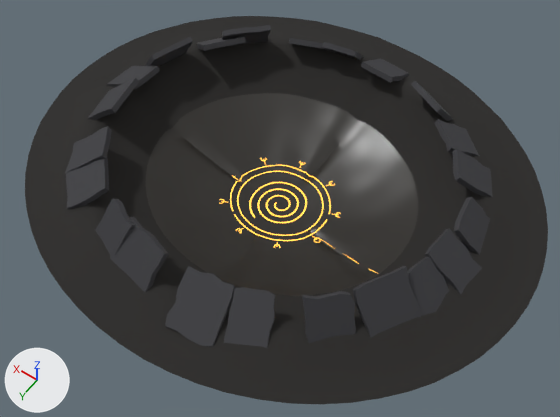
One commit to the glTF model modelos/entorno/crater_kitovu.glb: the scene before it, then after it.
One viewpoint serves both versions: a 50 mm lens placed at (-2.54, 3.56, 5.08), pointed at (-0.13, 0.19, -0.21). The lights are fixed; the arrows at lower left show +X, +Y and +Z. The first picture is the older version. Vertices at exactly the same position are counted once.

Before the edit, the objects in view are built like this:
```python
me_crater = bpy.data.meshes.new('Crater')
me_crater.from_pydata(...)  # 4681 vertices, 6688 faces; spans x -2.3..2.3, y -2.03..2.03, z -0.45..0.39
# faces by material slot: [1728, 1536, 2552, 872]
me_crater.materials.append(mat_tierra_vidriada)  # black #2c2925
me_crater.materials.append(mat_roca_calcinada_crater)  # black #22201e
me_crater.materials.append(mat_pizarra_reborde)  # dark grey #3a3a3e
me_crater.materials.append(mat_glifos_ambar_crater)  # orange #e8aa42, glowing orange #ffbb49
ob_crater = bpy.data.objects.new('Crater', me_crater)
ob_crater.location = (0.0, 0.0, 0.0)
```
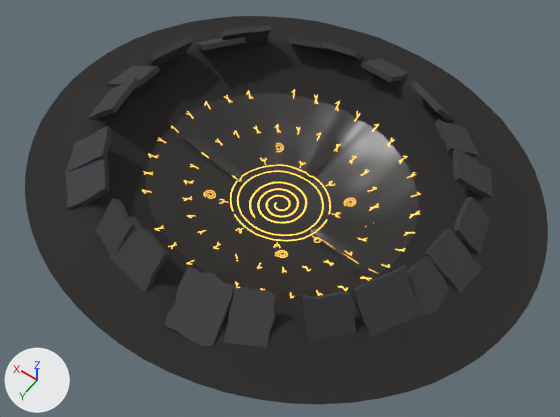
What the commit changed:
me_crater is used by ob_crater; location (0.0, 0.0, 0.0).
me_crater had 4681 vertices, 6688 faces and spanned x -2.3..2.3, y -2.03..2.03, z -0.45..0.39.
me_crater now has 5913 vertices, 7304 faces and spans x -2.3..2.3, y -2.03..2.03, z -0.45..0.39.
me_crater part 1: 1228 vertices added at x -1.25..1.25, y -1.14..1.14, z -0.39..-0.12.
Other edits to the shape of me_crater do not show in these pictures.

Changed parts and their boxes [x1, y1, x2, y2] in the pictures (560 x 417 px):
part 1 of me_crater, added
    after: [142, 90, 421, 298]
